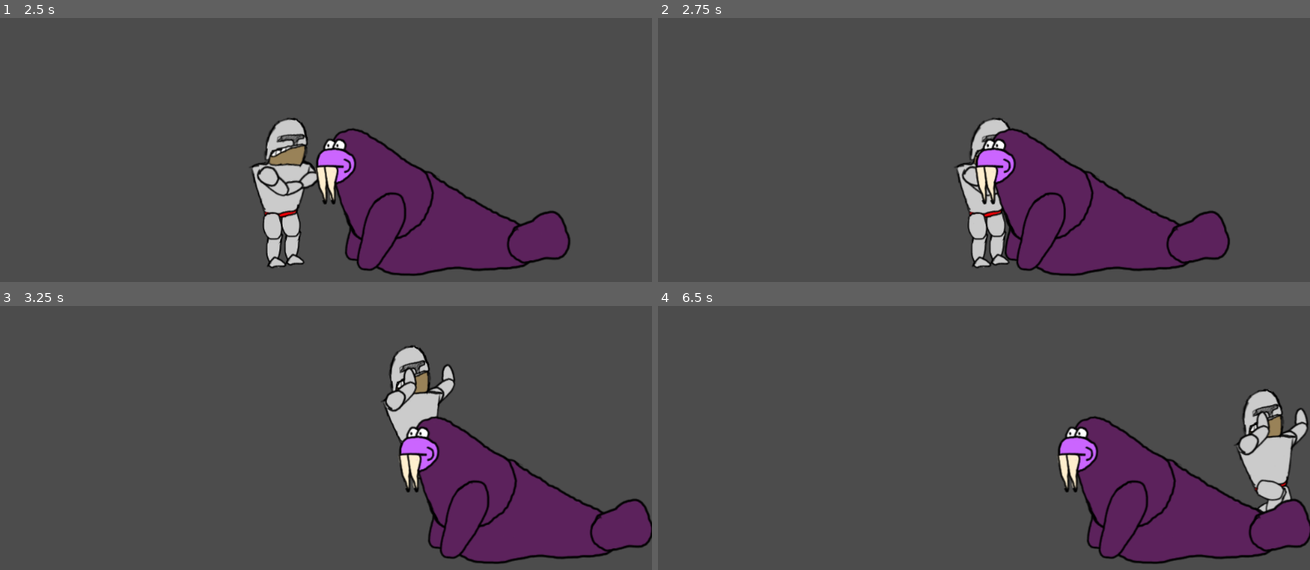
Above: before the commit, frames 1-4 (two rows, left to right).
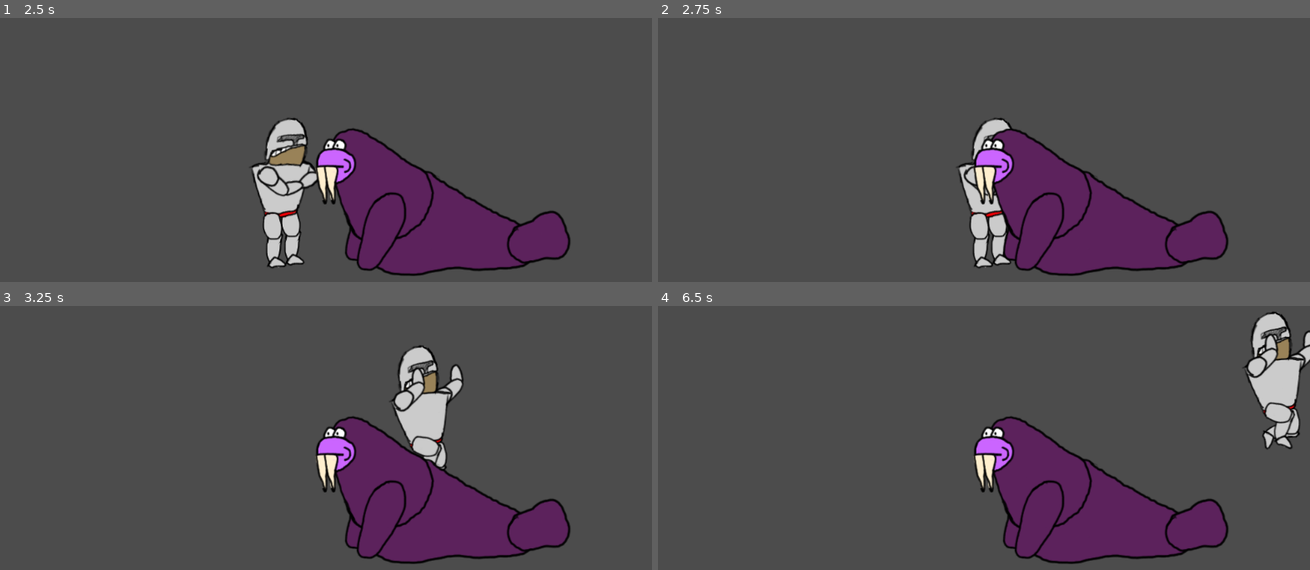
Above: after the commit, the same moments.

Repository: Wall-Dough/unstable
Game: Godot game, scene res://level/Level.tscn
Two runs of this game, one before a commit and one after it. Both use one fixed random seed, a clock stepped at 60 frames per second and the inputs below.
Inputs:
- Up to frame 1 (2.5 s): hold Right (move_right) 0.53-1.28 s; hold S (give) 0.53-1.28 s; tap Up (jump) at 0.77, 1.52 s; hold A (kick_left) 1.28-2.03 s; tap S (give) at 1.35 s; hold Right (move_right) from 2.03 s (still down); hold S (give) from 2.03 s (still down)
- Up to frame 2 (2.75 s): keep holding Right (move_right); keep holding S (give)
- Up to frame 3 (3.25 s): keep holding Right (move_right); release S (give) at 2.78 s; tap S (give) at 2.85 s; tap Up (jump) at 3.02 s
- Up to frame 4 (6.5 s): release Right (move_right) at 3.53 s; hold S (give) 3.53-4.28 s; hold A (kick_left) 3.53-5.78 s; tap Up (jump) at 3.77, 4.52, 6.02 s; tap S (give) at 4.35, 5.85 s; hold S (give) 5.03-5.78 s; hold Right (move_right) from 5.78 s (still down)

Frame 1 is identical in both runs. In frame 2, 2.6% of the frame differs, in the area x 45-88%, y 37-98%; in frame 3, 16%; in frame 4, 19%, in the area x 48-100%, y 2-98%.

Commit message:
Player and monster no longer collide

Diff:
--- a/level/Level.tscn
+++ b/level/Level.tscn
@@ -21,6 +21,8 @@
 
 [node name="floor_body" type="StaticBody2D" parent="floor"]
 position = Vector2( 527.301, 606.629 )
+collision_layer = 3
+collision_mask = 3
 
 [node name="collision" type="CollisionShape2D" parent="floor/floor_body"]
 shape = SubResource( 1 )
@@ -29,6 +31,8 @@
 
 [node name="body" type="StaticBody2D" parent="wall_left"]
 position = Vector2( -40.0149, 332.856 )
+collision_layer = 3
+collision_mask = 3
 
 [node name="collision" type="CollisionShape2D" parent="wall_left/body"]
 shape = SubResource( 2 )
@@ -38,6 +42,8 @@
 
 [node name="body" type="StaticBody2D" parent="wall_right"]
 position = Vector2( -40.0149, 332.856 )
+collision_layer = 3
+collision_mask = 3
 
 [node name="collision" type="CollisionShape2D" parent="wall_right/body"]
 shape = SubResource( 2 )
--- a/monster/Monster.tscn
+++ b/monster/Monster.tscn
@@ -9,6 +9,8 @@
 
 [node name="body" type="RigidBody2D" parent="."]
 position = Vector2( 42.659, 55.5364 )
+collision_layer = 2
+collision_mask = 2
 mode = 2
 
 [node name="collision" type="CollisionShape2D" parent="body"]
